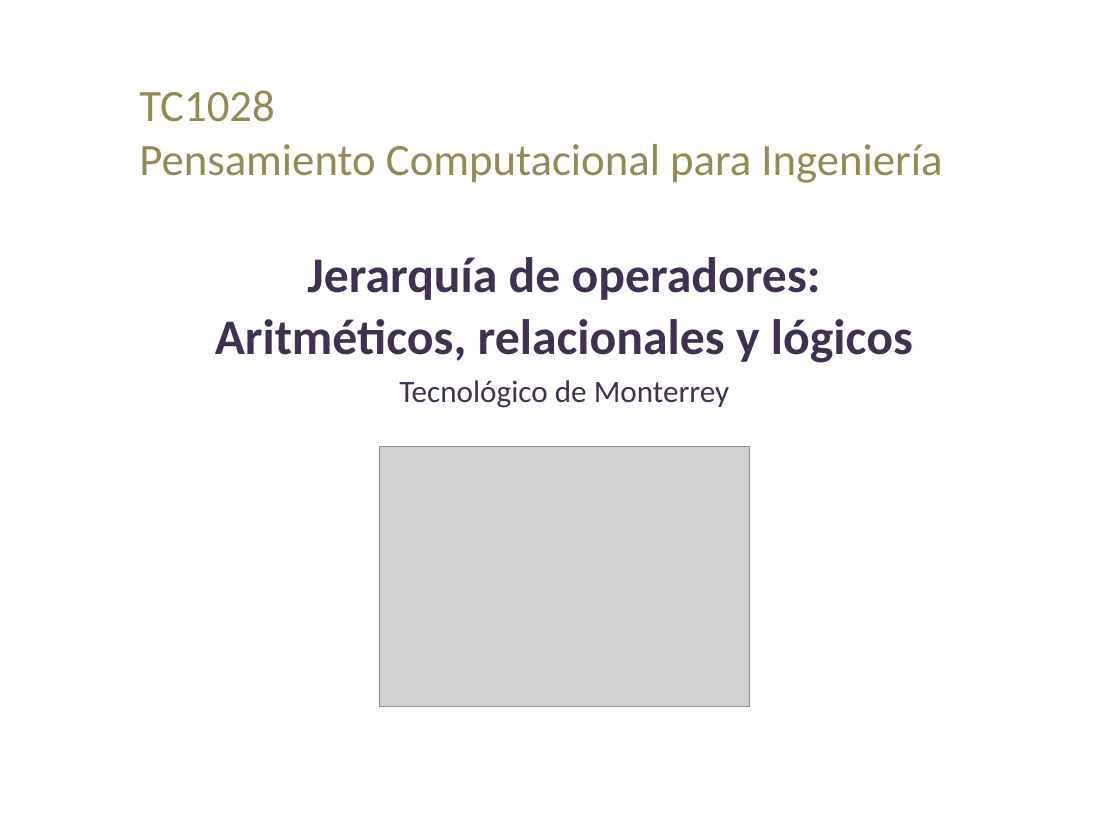
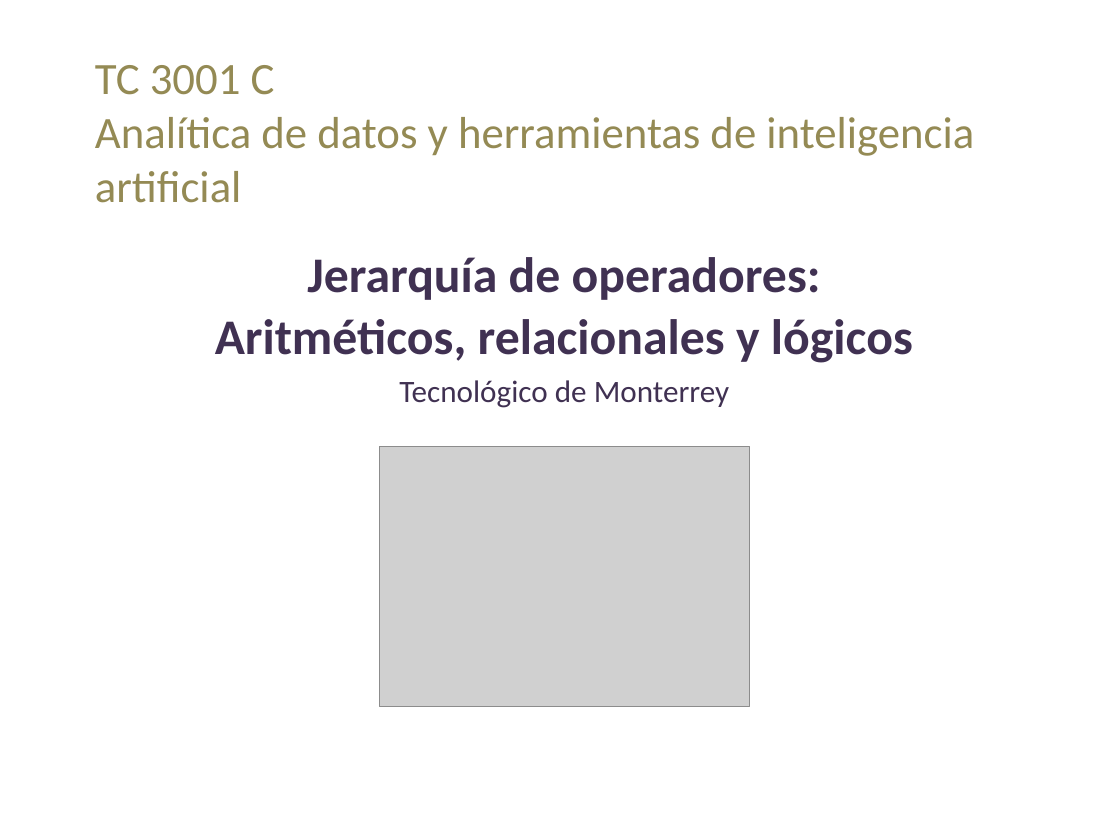
Before and after one commit to lizetheP/Analitica, a slide deck: slide 1 of CalendarioAgo2022/presentaciones/4_Jerarquia.pptx. Drawn at 1120x840 pixels with LibreOffice and Linux fonts; fonts in the diff are those of the drawing; grey boxes stand for pictures. Boxes give left, top, right and bottom in pixels: in the first picture for what was removed or moved away, otherwise in the second. Text is boxed around its words. In the diff, an @@ line names an element or a change of style, - is before the commit and + after.

```diff
--- a/CalendarioAgo2022/presentaciones/4_Jerarquia.pptx
+++ b/CalendarioAgo2022/presentaciones/4_Jerarquia.pptx
@@ title at (x1=95, y1=65, x2=974, y2=203): text changed @@
-TC1028
-Pensamiento Computacional para Ingeniería
+TC 3001 C
+Analítica de datos y herramientas de inteligencia artificial
```
Also in this commit, not shown: 24 other files.
